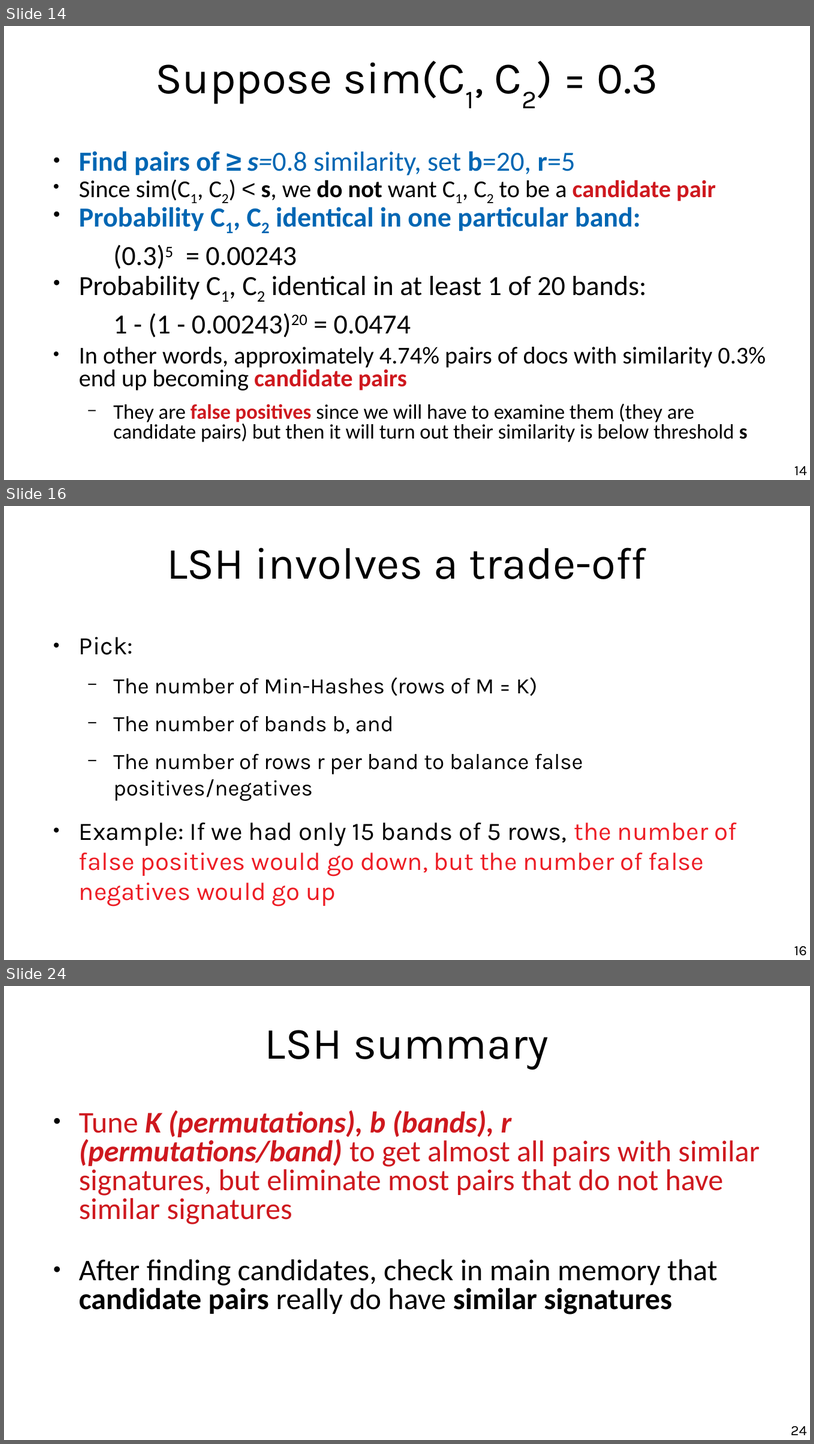
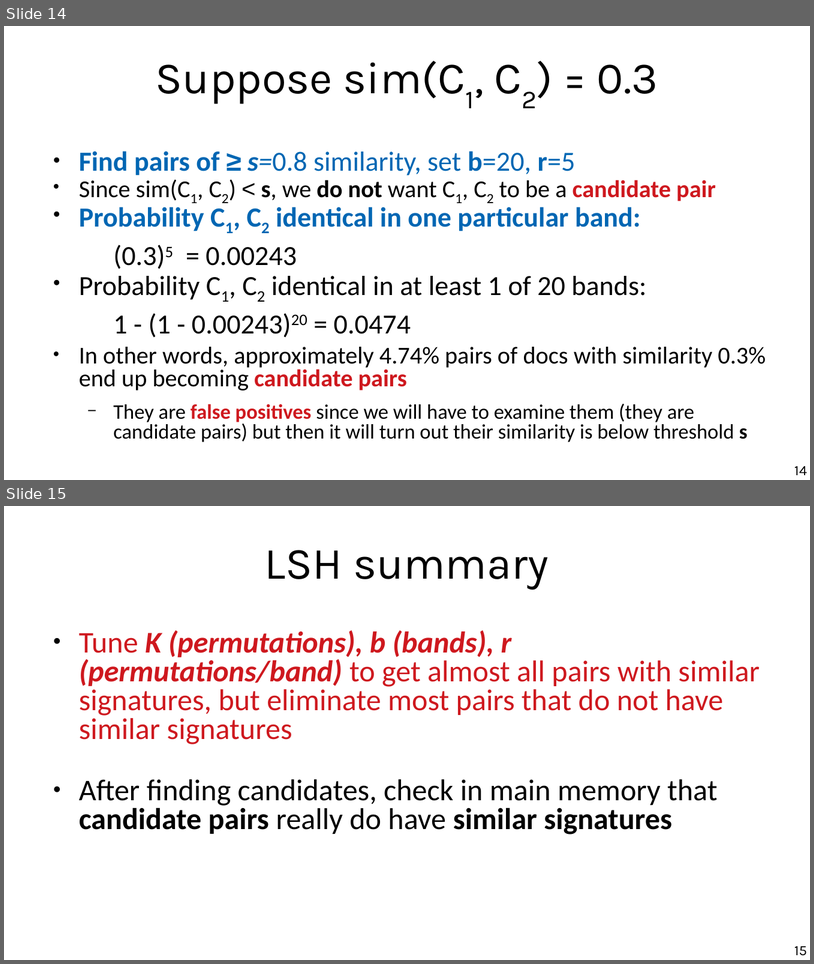
Before and after one commit to chatox/data-mining-course, a slide deck: theory/tt09_locality_sensitive_hashing.odp. Shown one above the other, each under a label of ours: slides 14, 16 and 24 before the commit, slides 14 and 15 after it; the slides between them are not shown. The pictures are 814x1444 and 814x964 pixels, drawn with LibreOffice and Linux fonts; fonts in the diff are those of the drawing. Boxes give left, top, right and bottom in pixels: in the first picture for what was removed or moved away, otherwise in the second. Text is boxed around its words. In the diff, an @@ line names an element or a change of style, - is before the commit and + after.

```diff
--- a/theory/tt09_locality_sensitive_hashing.odp
+++ b/theory/tt09_locality_sensitive_hashing.odp
@@ slide 16 removed at bbox=[4, 506, 810, 960], background #FFFFFF @@
@@ title removed at bbox=[167, 547, 647, 579] @@
-LSH involves a trade-off
@@ text removed at bbox=[79, 637, 737, 906] @@
-● Pick:
-  − The number of Min-Hashes (rows of M = K)
-  − The number of bands b, and
-  − The number of rows r per band to balance false positives/negatives
-● Example: If we had only 15 bands of 5 rows, the number of false positives would go down, but the number of false negatives would go up
@@ page number removed at bbox=[795, 946, 807, 955] @@
-16
@@ what was slide 24 is now slide 15 @@
@@ page number at bbox=[795, 946, 807, 955]: text changed @@
-24
+15
```
Also in this commit, not shown: 8 other slides removed, 3 other files.
